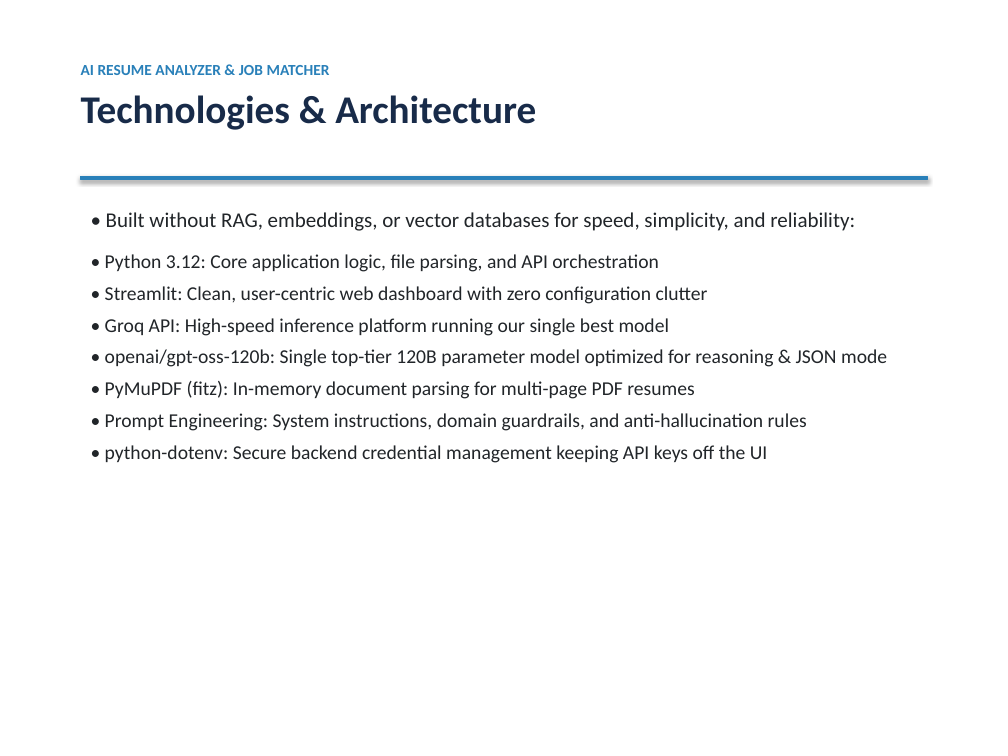
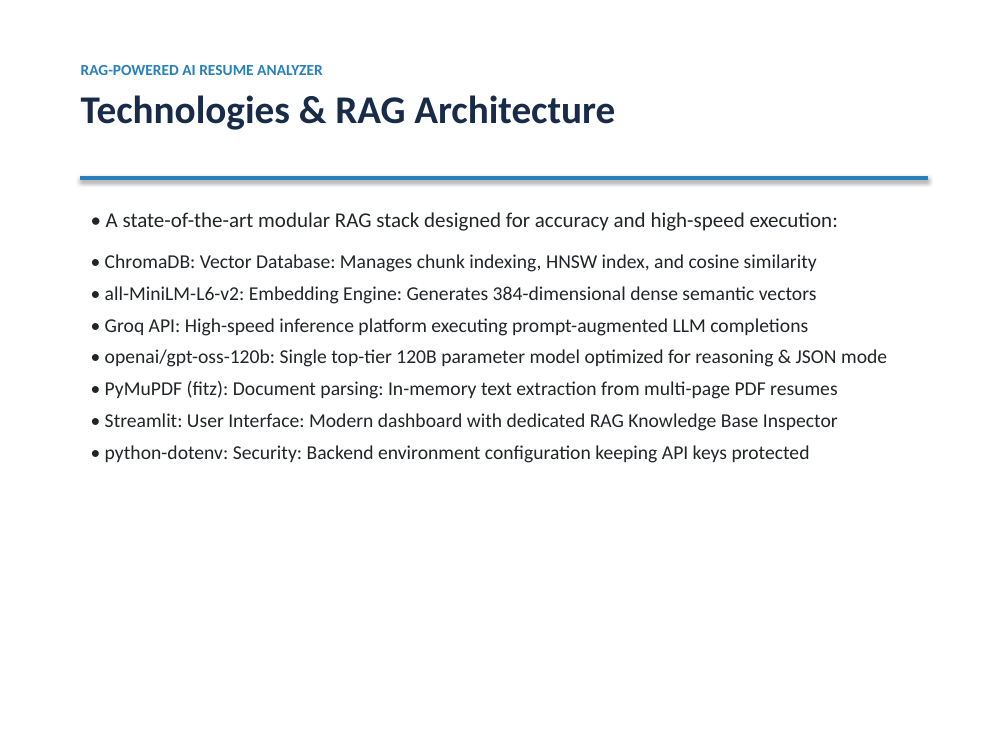
Before and after one commit to Roshan8555/AI-Resume-Analyzer-and-Job-Matcher, a slide deck: slide 3 of AI_Resume_Analyzer_Presentation.pptx. Drawn at 1008x756 pixels with LibreOffice and Linux fonts; fonts in the diff are those of the drawing. Boxes give left, top, right and bottom in pixels: in the first picture for what was removed or moved away, otherwise in the second. Text is boxed around its words. In the diff, an @@ line names an element or a change of style, - is before the commit and + after.

Commit message:
Convert project to full RAG architecture with ChromaDB vector store, dense embeddings, and semantic retrieval

```diff
--- a/AI_Resume_Analyzer_Presentation.pptx
+++ b/AI_Resume_Analyzer_Presentation.pptx
@@ text at <box>81,65,615,130</box>: text changed; size 11 to 28 pt; text colour #2980B9 to #182B49 @@
-AI RESUME ANALYZER & JOB MATCHER
-Technologies & Architecture
+RAG-POWERED AI RESUME ANALYZER
+Technologies & RAG Architecture
@@ text at <box>105,212,838,336</box>: text changed @@
-• Built without RAG, embeddings, or vector databases for speed, simplicity, and reliability:
-• Python 3.12: Core application logic, file parsing, and API orchestration
-• Streamlit: Clean, user-centric web dashboard with zero configuration clutter
-• Groq API: High-speed inference platform running our single best model
+• A state-of-the-art modular RAG stack designed for accuracy and high-speed execution:
+• ChromaDB: Vector Database: Manages chunk indexing, HNSW index, and cosine similarity
+• all-MiniLM-L6-v2: Embedding Engine: Generates 384-dimensional dense semantic vectors
+• Groq API: High-speed inference platform executing prompt-augmented LLM completions
@@ text at <box>105,381,838,463</box>: text changed @@
-• PyMuPDF (fitz): In-memory document parsing for multi-page PDF resumes
-• Prompt Engineering: System instructions, domain guardrails, and anti-hallucination rules
-• python-dotenv: Secure backend credential management keeping API keys off the UI
+• PyMuPDF (fitz): Document parsing: In-memory text extraction from multi-page PDF resumes
+• Streamlit: User Interface: Modern dashboard with dedicated RAG Knowledge Base Inspector
+• python-dotenv: Security: Backend environment configuration keeping API keys protected
```
Also in this commit, not shown: 7 other slides changed, 2 slides added, 2 slides removed, 10 other files.
